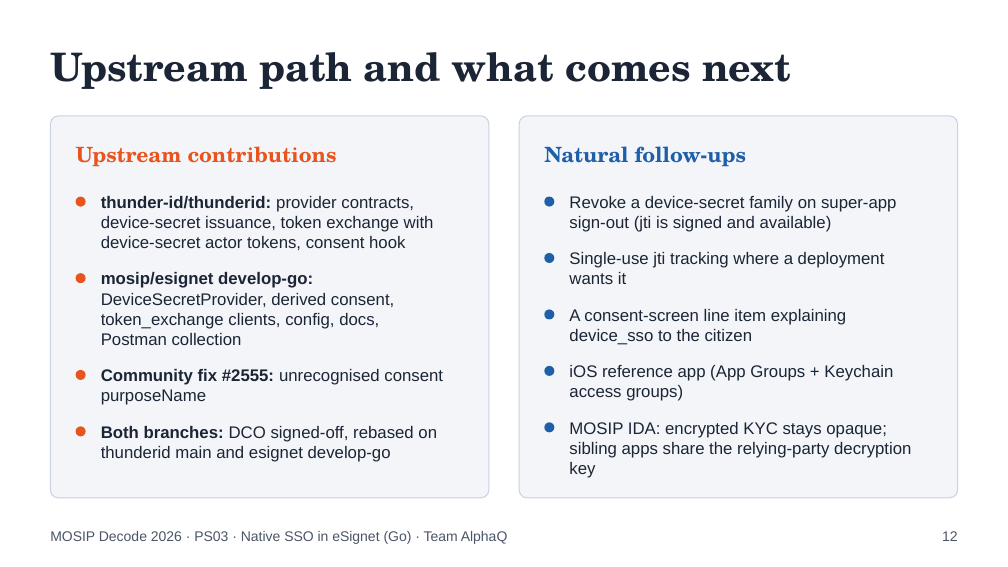
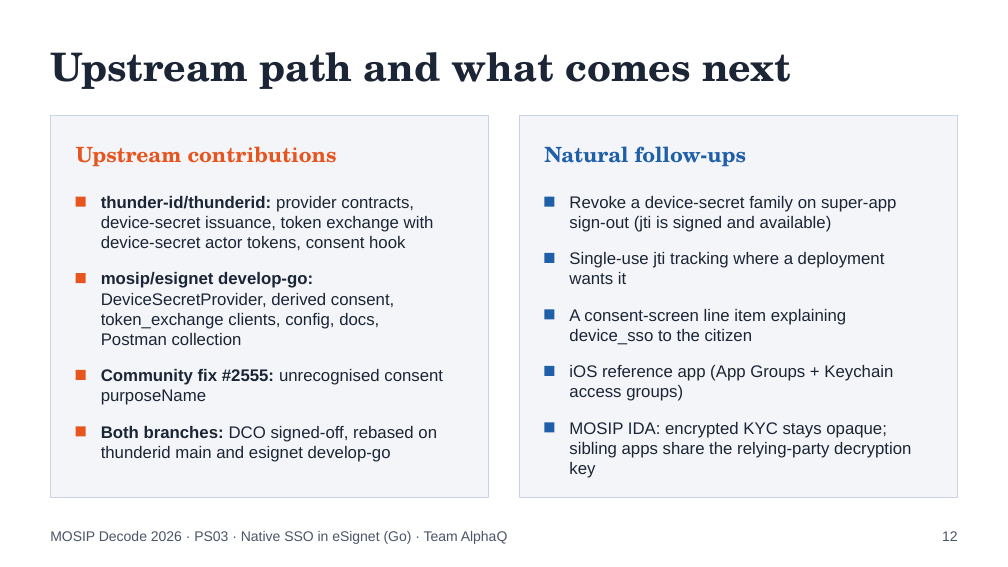
Before and after one commit to DevAnuragT/mosip-decode-2026-native-sso, a slide deck: slide 12 of docs/pitch-deck.pptx. Drawn at 1008x567 pixels with LibreOffice and Linux fonts; fonts in the diff are those of the drawing. Boxes give left, top, right and bottom in pixels: in the first picture for what was removed or moved away, otherwise in the second. Text is boxed around its words. In the diff, an @@ line names an element or a change of style, - is before the commit and + after.

```diff
--- a/docs/pitch-deck.pptx
+++ b/docs/pitch-deck.pptx
@@ rectangle at (50, 116, 489, 498): rounded rectangle to rectangle @@
@@ rectangle at (519, 116, 958, 498): rounded rectangle to rectangle @@
@@ ellipse to rectangle in 9 elements at (76, 197, 86, 207), (76, 273, 86, 283), (76, 370, 86, 380), (76, 426, 86, 436), (544, 197, 554, 207), (544, 253, 554, 263), (544, 309, 554, 320), (544, 366, 554, 376), (544, 422, 554, 432) @@
```
Also in this commit, not shown: 12 other slides changed, 3 other files.
